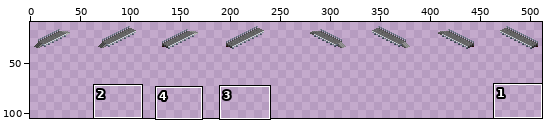
Two states of a pixel-art file, ase/request_stop.ase. The first picture is a wide view before the edit; the outline marks the close-up.
Close-up. Before the commit:
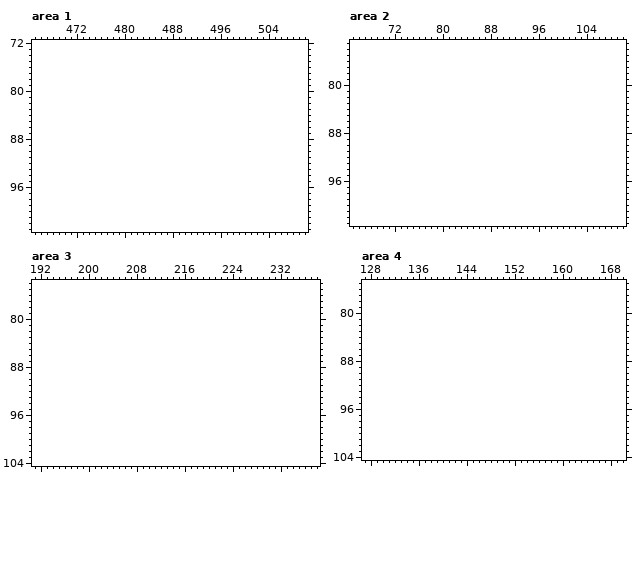
598x64 pixels, 1 frame. Shown: area 1: x 465..510, y 72..103; area 2: x 65..110, y 73..103; area 3: x 191..238, y 74..104; area 4: x 127..170, y 75..104. The old version is drawn lined up with the new one, on the new canvas. The wide view leaves out empty margins. The commit also changed other parts of the picture, which this record leaves out.
The result:
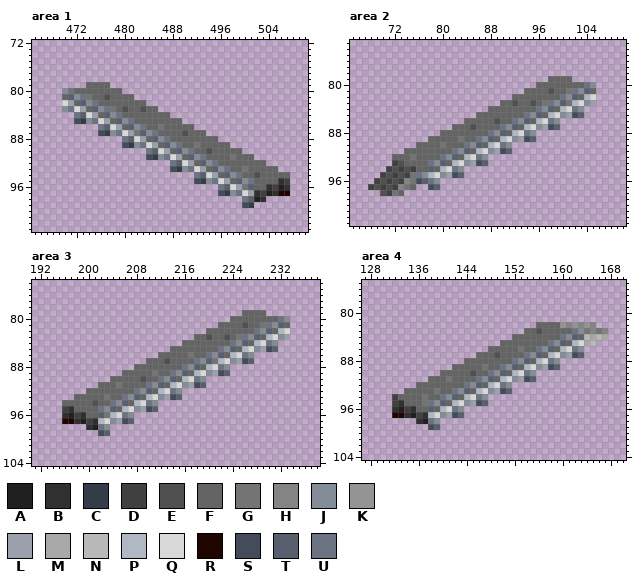
Palette (. is transparent): A #202020  B #303030  C #343c48  D #404040  E #505050  F #646464  G #747474  H #848484  J #848c98  K #949494  L #9ca0ac  M #a8a8a8  N #b8b8b8  P #b0b8c4  Q #d8d8d8  R #200400  S #444c5c  T #586070  U #6c7484
The edit:
canvas 598x64 -> 528x128 (the part of the old canvas that was cut away was empty and is not shown)
--- area 1
@@ x 465..510 @@
  78 ..............................................
- 79 ..............................................
- 80 ..............................................
- 81 ..............................................
- 82 ..............................................
- 83 ..............................................
- 84 ..............................................
- 85 ..............................................
- 86 ..............................................
- 87 ..............................................
- 88 ..............................................
- 89 ..............................................
- 90 ..............................................
- 91 ..............................................
- 92 ..............................................
- 93 ..............................................
- 94 ..............................................
- 95 ..............................................
- 96 ..............................................
- 97 ..............................................
- 98 ..............................................
- 99 ..............................................
+ 79 .........FFFF.................................
+ 80 .....JUFFFFFFFF...............................
+ 81 .....FTJUGFFEFFFF.............................
+ 82 .....QLFTJUFFFFFFFF...........................
+ 83 .....JUQLFTJUGFEFFEFF.........................
+ 84 .......UTQLFTJUFFFFFFFF.......................
+ 85 .......SCJUQLFTJUFFFFFFFF.....................
+ 86 ...........UTQLFTJUFFGFFFFF...................
+ 87 ...........SCJUQLGTJUFFFFEFFF.................
+ 88 ...............UTQLFTJUFFFFFFFF...............
+ 89 ...............SCJUQLFTJUFFGFFFFF.............
+ 90 ...................UTQLFTJUFFEFFFFF...........
+ 91 ...................SCJUQLFTJUFFFFGFFF.........
+ 92 .......................UTQLFTJUFFFFFFFF.......
+ 93 .......................SCJUQLFTJUFFGFFFFF.....
+ 94 ...........................UTQLFTJUFFEFFFFF...
+ 95 ...........................SCJUQLFTJUFFFFBD...
+ 96 ...............................UTQLGTFFBDAB...
+ 97 ...............................SCJUQLBDABRR...
+ 98 ...................................UTAB.......
+ 99 ...................................SC.........
 100 ..............................................
--- area 2
@@ x 65..110 @@
  78 ..............................................
- 79 ..............................................
- 80 ..............................................
- 81 ..............................................
- 82 ..............................................
- 83 ..............................................
- 84 ..............................................
- 85 ..............................................
- 86 ..............................................
- 87 ..............................................
- 88 ..............................................
- 89 ..............................................
- 90 ..............................................
- 91 ..............................................
- 92 ..............................................
- 93 ..............................................
- 94 ..............................................
- 95 ..............................................
- 96 ..............................................
- 97 ..............................................
- 98 ..............................................
+ 79 .................................FFFF.........
+ 80 ...............................FFFFFFFFUJ.....
+ 81 .............................FFFFEFFGUJTF.....
+ 82 ...........................FFFFFFFFUJTFPQ.....
+ 83 .........................FFEFFEFGUJTGPQJL.....
+ 84 .......................FFFFFFFFUJTFPQUJ.......
+ 85 .....................FFFFFFFFUJTFPQJLST.......
+ 86 ...................FFFFFEFFUJTFPQUJ...........
+ 87 .................FFFEFFFFUJTFPQJLST...........
+ 88 ...............FFFFFFFFUJTFPQUJ...............
+ 89 .............FFFFFGFFUJTFPQJLST...............
+ 90 ...........FFFFGFFFUJTFPQUJ...................
+ 91 .........FFFFFFFFUJTFPQJLST...................
+ 92 .......FFFGFFFFUJTFPQUJ.......................
+ 93 .......DEFFFFUJTFPQJLST.......................
+ 94 ......DEDEDFFTFPQUJ...........................
+ 95 .....DEDEDGUJPQJLST...........................
+ 96 ....DEDEDHGSTUJ...............................
+ 97 ...DEDEDHGF..ST...............................
+ 98 .....EDGF.....................................
  99 ..............................................
--- area 3
@@ x 191..238 @@
  78 ................................................
- 79 ................................................
- 80 ................................................
- 81 ................................................
- 82 ................................................
- 83 ................................................
- 84 ................................................
- 85 ................................................
- 86 ................................................
- 87 ................................................
- 88 ................................................
- 89 ................................................
- 90 ................................................
- 91 ................................................
- 92 ................................................
- 93 ................................................
- 94 ................................................
- 95 ................................................
- 96 ................................................
- 97 ................................................
- 98 ................................................
- 99 ................................................
+ 79 ...................................FFFF.........
+ 80 .................................FFFFFFFFUJ.....
+ 81 ...............................FFFFEFFGUJTF.....
+ 82 .............................FFFFFFFFUJTFPQ.....
+ 83 ...........................FFEFFEFGUJTFPQJL.....
+ 84 .........................FFFFFFFFUJTFPQUJ.......
+ 85 .......................FFFFFFFFUJTFPQJLST.......
+ 86 .....................FFFFFGFFUJTFPQUJ...........
+ 87 ...................FFFEFFFFUJTGPQJLST...........
+ 88 .................FFFFFFFFUJTFPQUJ...............
+ 89 ...............FFFFFGFFUJTFPQJLST...............
+ 90 .............FFFFFEFFUJTFPQUJ...................
+ 91 ...........FFFGFFFFUJTFPQJLST...................
+ 92 .........FFFFFFFFUJTFPQUJ.......................
+ 93 .......FFFFFGFFUJTFPQJLST.......................
+ 94 .....FFFFFEFFUJTFPQUJ...........................
+ 95 .....DBFFFFUJTFPQJLST...........................
+ 96 .....BADBFFTGPQUJ...............................
+ 97 .....RRBADBPQJLST...............................
+ 98 .........BAUJ...................................
+ 99 ...........ST...................................
 100 ................................................
--- area 4
@@ x 127..170 @@
  81 ............................................
- 82 ............................................
- 83 ............................................
- 84 ............................................
- 85 ............................................
- 86 ............................................
- 87 ............................................
- 88 ............................................
- 89 ............................................
- 90 ............................................
- 91 ............................................
- 92 ............................................
- 93 ............................................
- 94 ............................................
- 95 ............................................
- 96 ............................................
- 97 ............................................
- 98 ............................................
- 99 ............................................
+ 82 .............................FFFFKHKHKH.....
+ 83 ...........................FFEFFFFFUJGHGH...
+ 84 .........................FFFFFFFFUJTFNMNM...
+ 85 .......................FFFFFFFFUJTFPQMN.....
+ 86 .....................FFFFFGFFUJTFPQUJ.......
+ 87 ...................FFFEFFFFUJTFPQJLST.......
+ 88 .................FFFFFFFFUJTFPQUJ...........
+ 89 ...............FFFFFGFFUJTFPQJLST...........
+ 90 .............FFFFFEFFUJTFPQUJ...............
+ 91 ...........FFFGFFFFUJTFPQJLST...............
+ 92 .........FFFFFFFFUJTFPQUJ...................
+ 93 .......FFFFFGFFUJTFPQJLST...................
+ 94 .....DFFFFGFFUJTFPQUJ.......................
+ 95 .....DBFFFGUJTFPQJLST.......................
+ 96 .....BADBFFTFPQUJ...........................
+ 97 .....RRBADBPQJLST...........................
+ 98 .........BAUJ...............................
+ 99 ...........ST...............................
 100 ............................................
